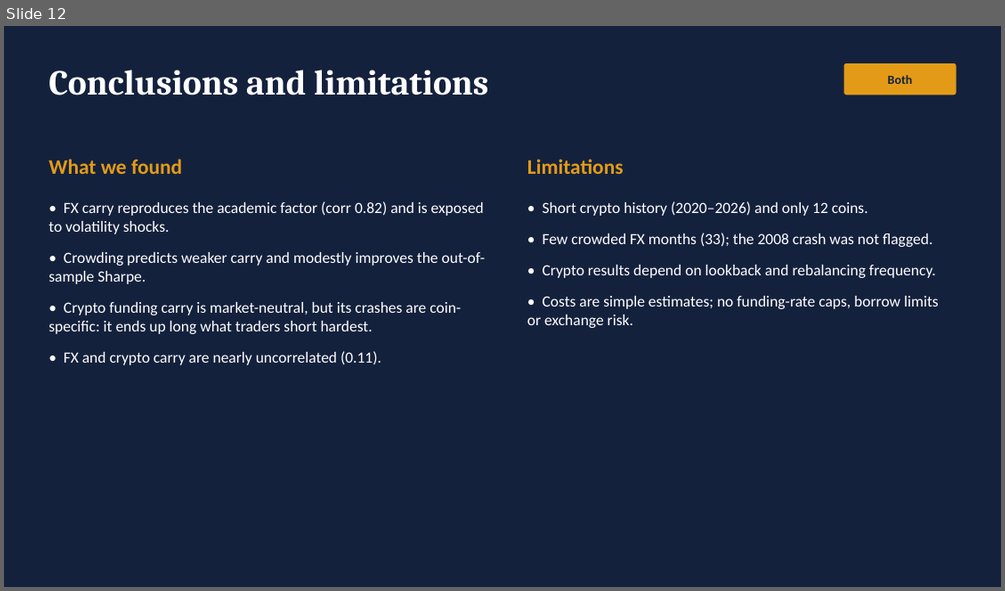
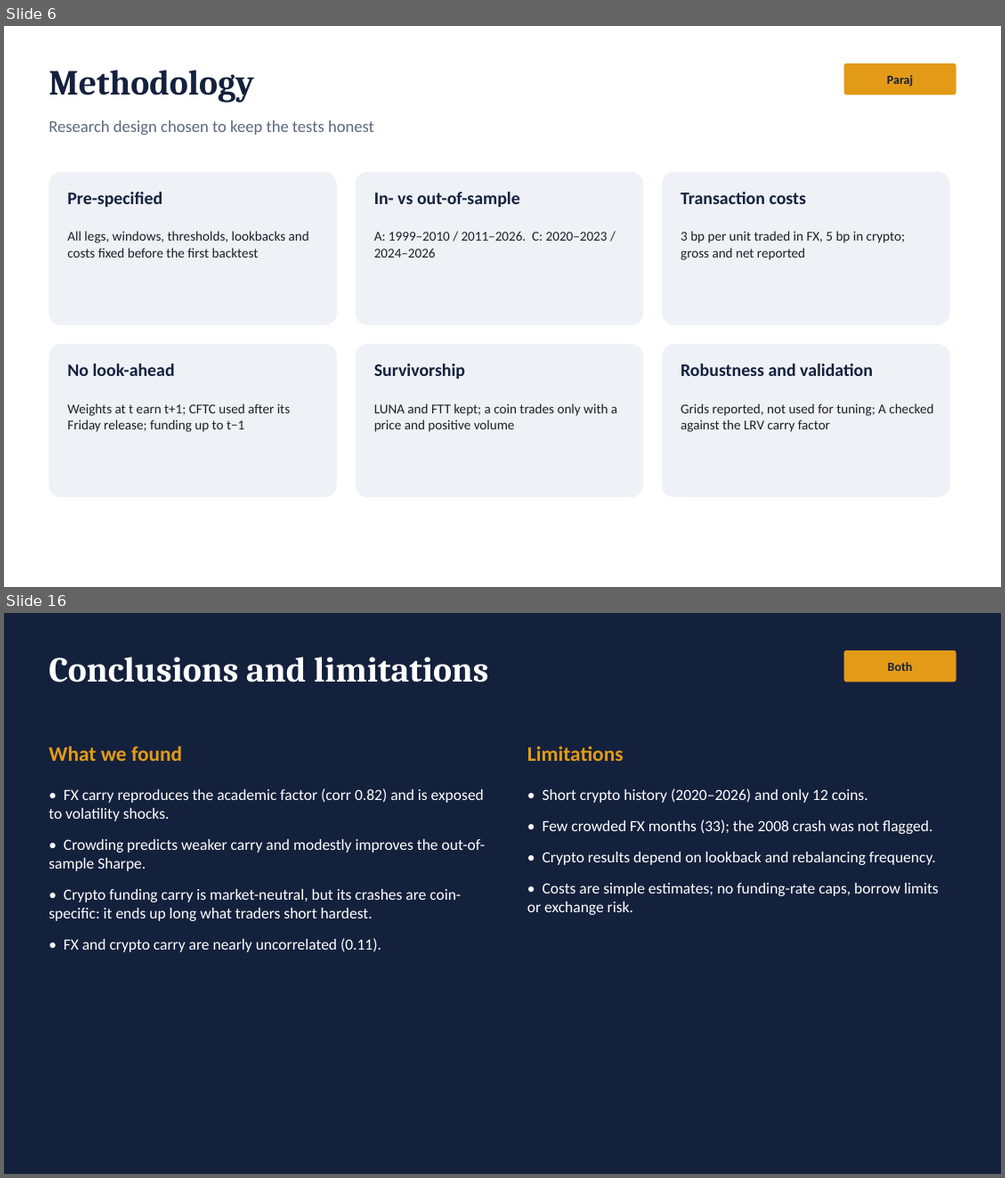
Before and after one commit to rezazamani2329/currency-crypto-carry, a slide deck: slides/presentation.pptx. Shown one above the other, each under a label of ours: slide 12 before the commit, slides 6 and 16 after it; the slides between them are not shown. The pictures are 1005x591 and 1005x1178 pixels, drawn with LibreOffice and Linux fonts; fonts in the diff are those of the drawing. Boxes give left, top, right and bottom in pixels: in the first picture for what was removed or moved away, otherwise in the second. Text is boxed around its words. In the diff, an @@ line names an element or a change of style, - is before the commit and + after.

```diff
--- a/slides/presentation.pptx
+++ b/slides/presentation.pptx
@@ slide 6 added at box(4, 26, 1001, 587), background #FFFFFF @@
@@ text added at box(48, 70, 254, 103), 34 pt, text #14213D, bold @@
+Methodology
@@ rounded rectangle added at box(844, 63, 956, 95), fill #E39B17, 12 pt, text #14213D, bold @@
+Paraj
@@ text added at box(48, 120, 374, 135), 16 pt, text #5C677D @@
+Research design chosen to keep the tests honest
@@ rounded rectangle added at box(48, 172, 337, 325), fill #EEF1F6 @@
@@ rounded rectangle added at box(356, 172, 643, 325), fill #EEF1F6 @@
@@ rounded rectangle added at box(662, 172, 950, 325), fill #EEF1F6 @@
@@ text added at box(67, 192, 162, 207), 17 pt, text #14213D, bold @@
+Pre-specified
@@ text added at box(374, 192, 520, 207), 17 pt, text #14213D, bold @@
+In- vs out-of-sample
@@ text added at box(680, 192, 806, 204), 17 pt, text #14213D, bold @@
+Transaction costs
@@ text added at box(67, 231, 309, 257), 13 pt, text #1B1F27 @@
+All legs, windows, thresholds, lookbacks and costs fixed before the first backtest
@@ text added at box(374, 232, 607, 257), 13 pt, text #1B1F27 @@
+A: 1999–2010 / 2011–2026. C: 2020–2023 / 2024–2026
@@ text added at box(680, 231, 905, 260), 13 pt, text #1B1F27 @@
+3 bp per unit traded in FX, 5 bp in crypto; gross and net reported
@@ rounded rectangle added at box(48, 344, 337, 497), fill #EEF1F6 @@
@@ rounded rectangle added at box(356, 344, 643, 497), fill #EEF1F6 @@
@@ rounded rectangle added at box(662, 344, 950, 497), fill #EEF1F6 @@
@@ text added at box(67, 363, 175, 376), 17 pt, text #14213D, bold @@
+No look-ahead
@@ text added at box(374, 363, 465, 378), 17 pt, text #14213D, bold @@
+Survivorship
@@ text added at box(680, 363, 873, 376), 17 pt, text #14213D, bold @@
+Robustness and validation
@@ text added at box(67, 403, 290, 432), 13 pt, text #1B1F27 @@
+Weights at t earn t+1; CFTC used after its Friday release; funding up to t−1
@@ text added at box(374, 403, 617, 432), 13 pt, text #1B1F27 @@
+LUNA and FTT kept; a coin trades only with a price and positive volume
@@ text added at box(680, 403, 933, 432), 13 pt, text #1B1F27 @@
+Grids reported, not used for tuning; A checked against the LRV carry factor
@@ what was slide 12 is now slide 16 @@
```
Also in this commit, not shown: 11 slides changed, 3 other slides added, 2 other files.
